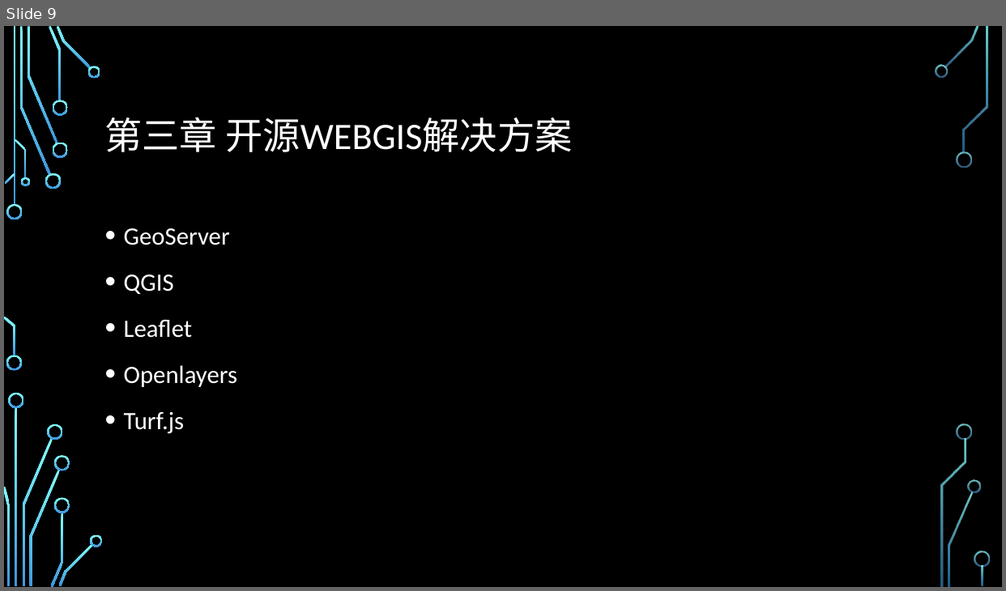
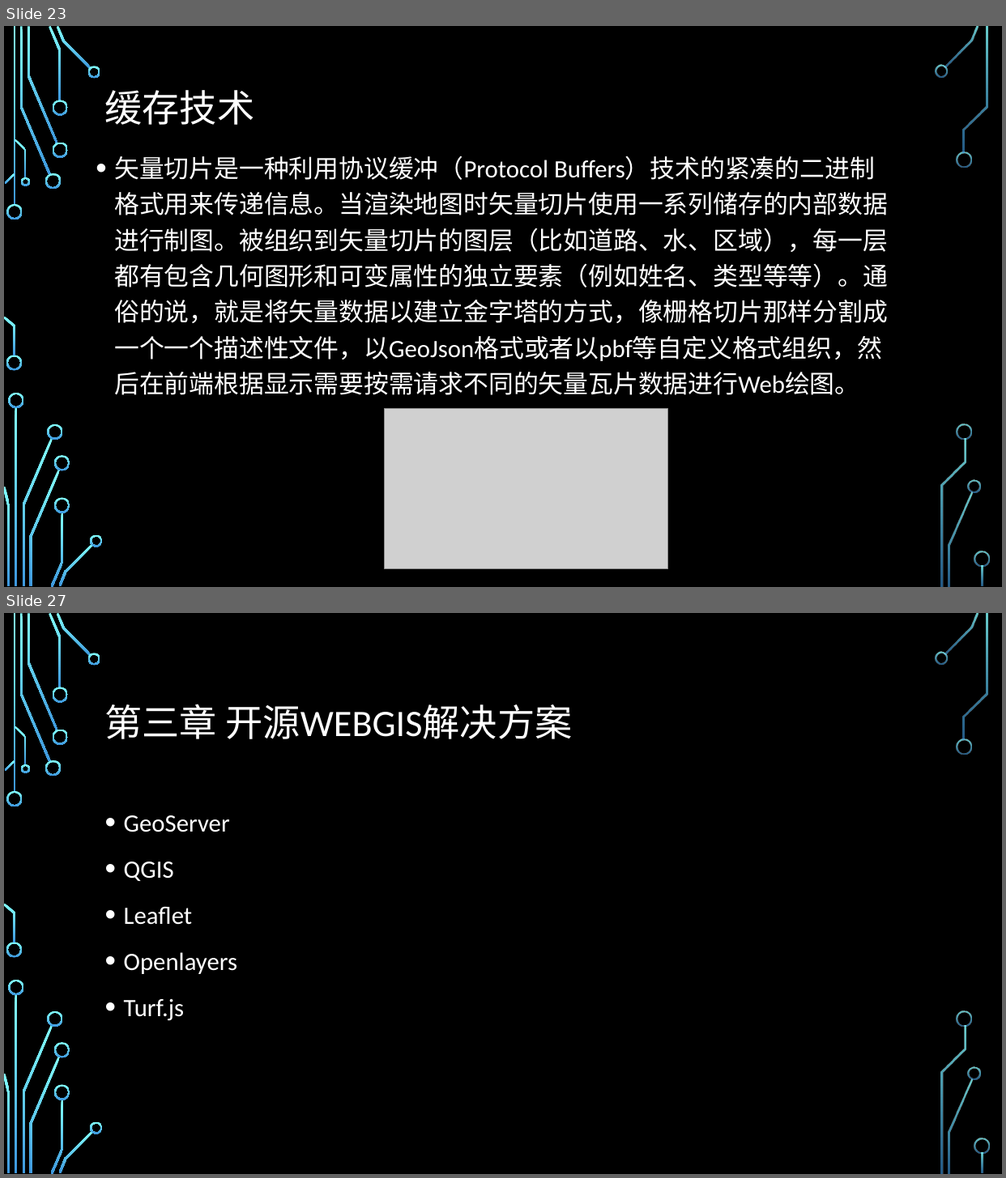
Before and after one commit to guojs/webgis, a slide deck: resource/WebGIS课程大纲.pptx. Shown one above the other, each under a label of ours: slide 9 before the commit, slides 23 and 27 after it; the slides between them are not shown. The pictures are 1006x591 and 1006x1178 pixels, drawn with LibreOffice and Linux fonts; fonts in the diff are those of the drawing; grey boxes stand for pictures; background and template pictures are left out. Boxes give left, top, right and bottom in pixels: in the first picture for what was removed or moved away, otherwise in the second. Text is boxed around its words. In the diff, an @@ line names an element or a change of style, - is before the commit and + after.

```diff
--- a/resource/WebGIS课程大纲.pptx
+++ b/resource/WebGIS课程大纲.pptx
@@ slide 23 added at [4,26,1002,587], background picture (left out); not listed: 36 template elements that a slide beside it also shows @@
@@ title added at [105,90,255,125], 36 pt, text #FFFFFF @@
+缓存技术
@@ text added at [114,156,888,395], 24 pt, text #FFFFFF @@
+• 矢量切片是一种利用协议缓冲（Protocol Buffers）技术的紧凑的二进制格式用来传递信息。当渲染地图时矢量切片使用一系列储存的内部数据进行制图。被组织到矢量切片的图层（比如道路、水、区域），每一层都有包含几何图形和可变属性的独立要素（例如姓名、类型等等）。通俗的说，就是将矢量数据以建立金字塔的方式，像栅格切片那样分割成一个一个描述性文件，以GeoJson格式或者以pbf等自定义格式组织，然后在前端根据显示需要按需请求不同的矢量瓦片数据进行Web绘图。
@@ picture added at [385,409,668,570] @@
@@ what was slide 9 is now slide 27 @@
```
Also in this commit, not shown: 5 slides changed, 18 other slides added, 1 slide removed, 44 other files.
